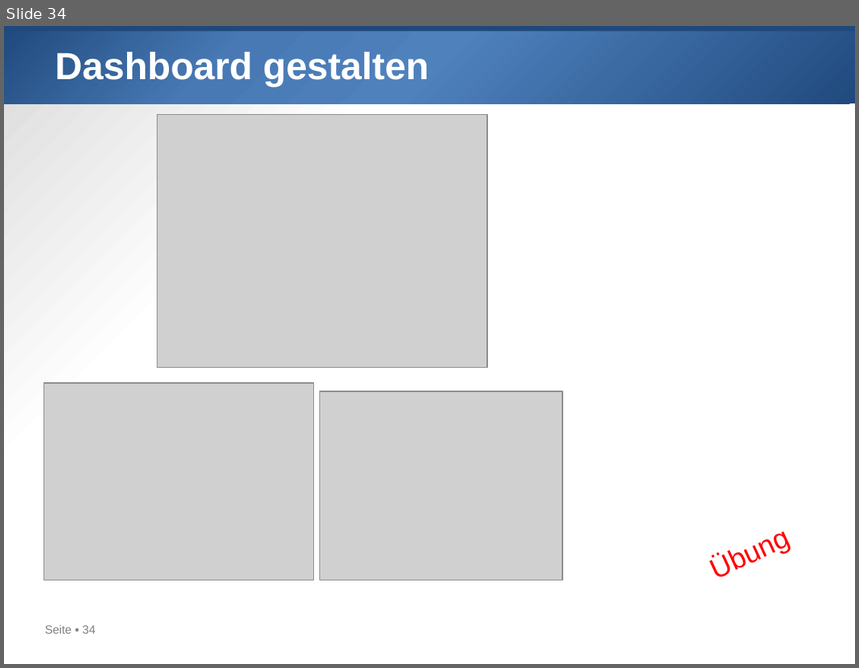
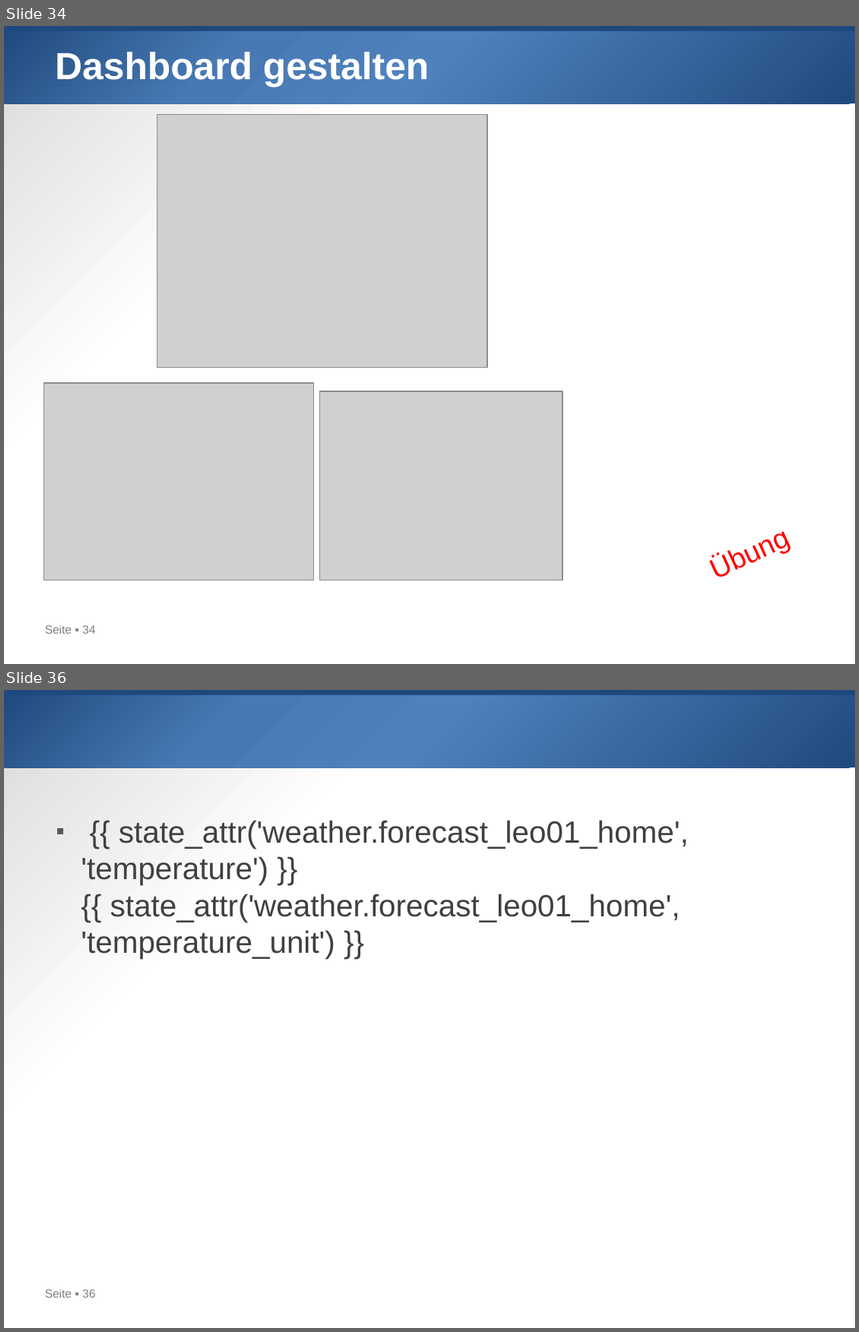
Before and after one commit to htl-leo/sperlhof, a slide deck: ppts/05_Userinterface.pptx. Shown one above the other, each under a label of ours: slide 34 before the commit, slides 34 and 36 after it; the slides between them are not shown. The pictures are 859x668 and 859x1332 pixels, drawn with LibreOffice and Linux fonts; fonts in the diff are those of the drawing; grey boxes stand for pictures. Boxes give left, top, right and bottom in pixels: in the first picture for what was removed or moved away, otherwise in the second. Text is boxed around its words. In the diff, an @@ line names an element or a change of style, - is before the commit and + after.

```diff
--- a/ppts/05_Userinterface.pptx
+++ b/ppts/05_Userinterface.pptx
@@ slide 36 added at [4,690,855,1328], background gradient #FFFFFF to #D9D9D9; not listed: 3 template elements that a slide beside it also shows @@
@@ text added at [81,820,689,959], 26 pt, text #404040 @@
+▪ {{ state_attr('weather.forecast_leo01_home', 'temperature') }} {{ state_attr('weather.forecast_leo01_home', 'temperature_unit') }}
```
Also in this commit, not shown: 1 slide changed, 1 other file.
